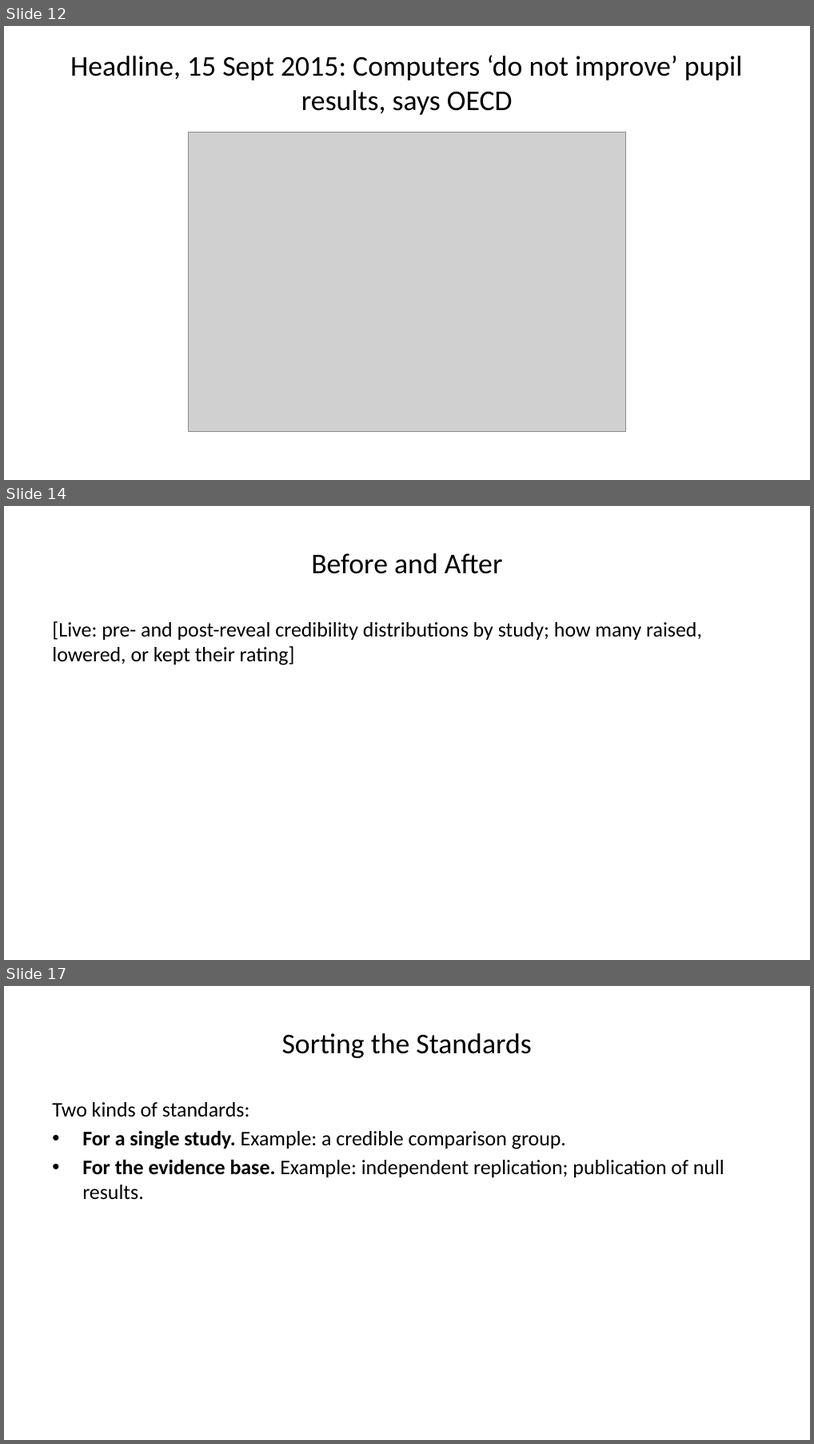
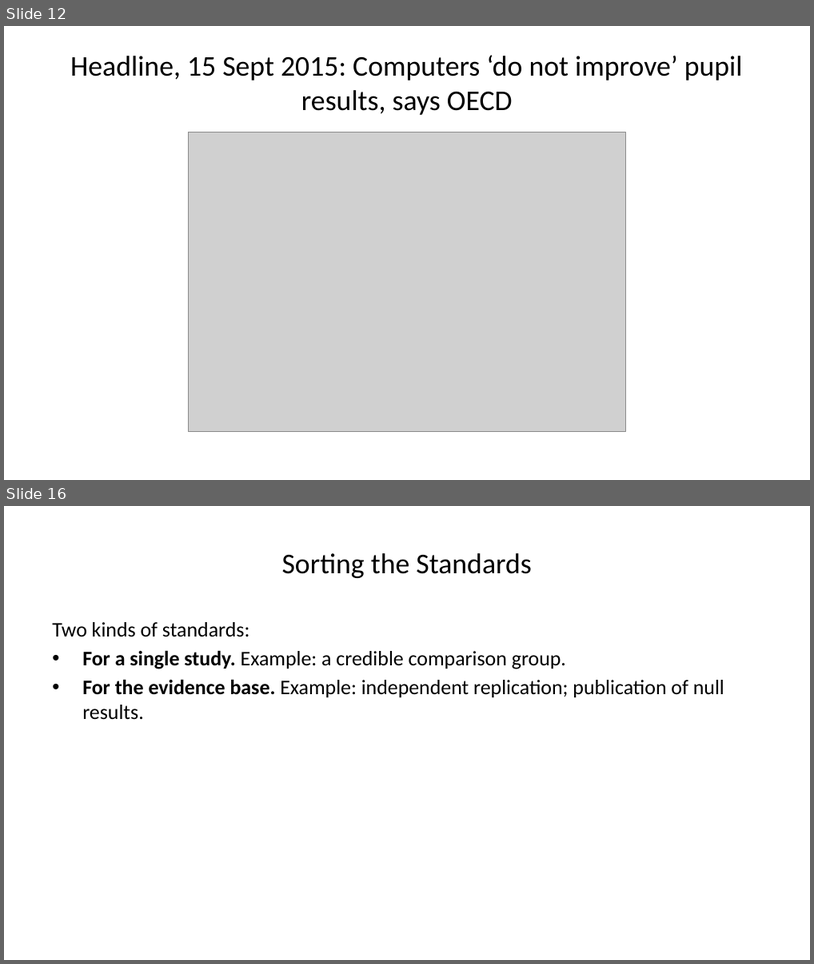
Before and after one commit to steffenerickson/edtech-evidence-lab, a slide deck: slides/output/edtech_slides_v1.pptx. Shown one above the other, each under a label of ours: slides 12, 14 and 17 before the commit, slides 12 and 16 after it; the slides between them are not shown. The pictures are 814x1444 and 814x964 pixels, drawn with LibreOffice and Linux fonts; fonts in the diff are those of the drawing; grey boxes stand for pictures. Boxes give left, top, right and bottom in pixels: in the first picture for what was removed or moved away, otherwise in the second. Text is boxed around its words. In the diff, an @@ line names an element or a change of style, - is before the commit and + after.

```diff
--- a/slides/output/edtech_slides_v1.pptx
+++ b/slides/output/edtech_slides_v1.pptx
@@ slide 14 removed at bbox=[4, 506, 810, 960], background #FFFFFF @@
@@ title removed at bbox=[311, 553, 503, 574] @@
-Before and After
@@ text removed at bbox=[52, 621, 702, 665] @@
-[Live: pre- and post-reveal credibility distributions by study; how many raised, lowered, or kept their rating]
@@ what was slide 17 is now slide 16 @@
```
Also in this commit, not shown: 3 slides changed, 1 slide added, 1 other slide removed, 7 other files.
